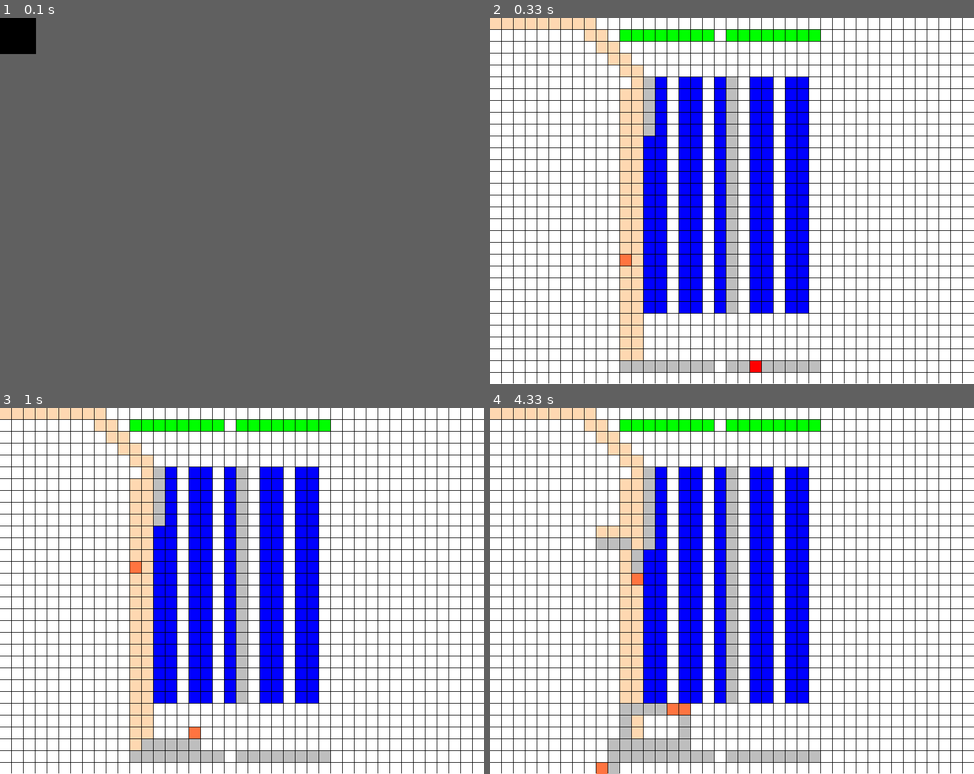
Above: before the commit, frames 1-4 (two rows, left to right).
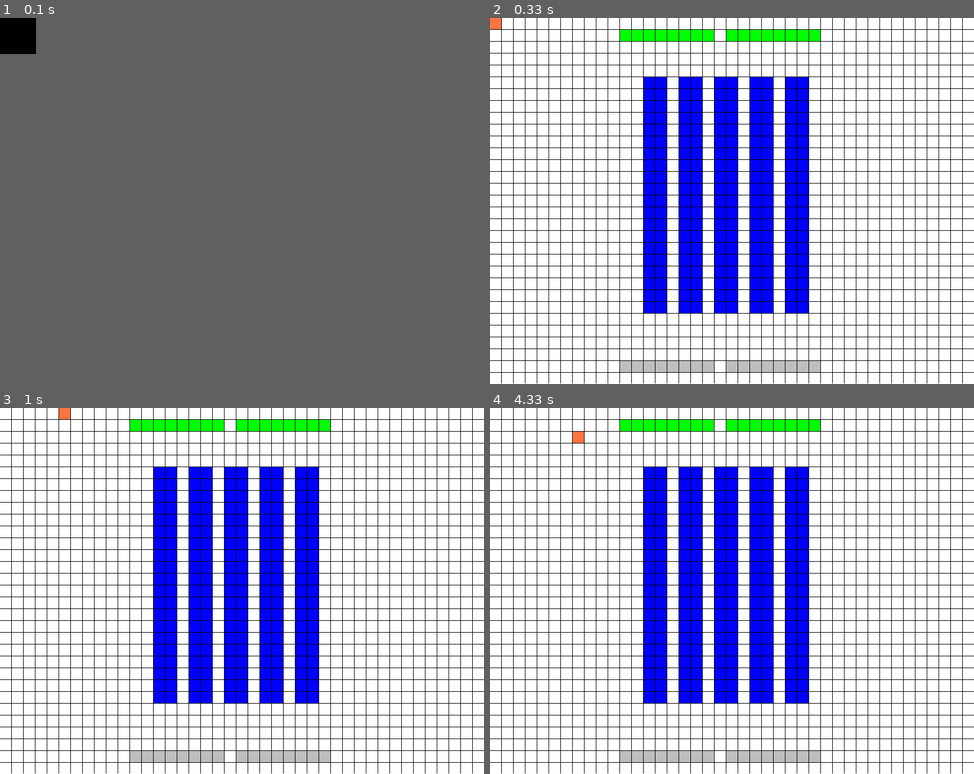
Above: after the commit, the same moments.

Repository: ironmann250/warehouse-simulator
Game: pygame game, started from interface.py
Same seed, same stepped clock (60 frames per second), same inputs: the game is played once before the commit and once after it.
Inputs:
- Up to frame 1 (0.1 s): no input
- Up to frame 2 (0.33 s): no input
- Up to frame 3 (1 s): hold Right 0.33-0.8 s; hold Up from 0.83 s (still down)
- Up to frame 4 (4.33 s): release Up at 1.13 s; hold Right 1.17-1.63 s; hold Left 1.67-2.2 s; hold Down 2.23-2.53 s; hold Left 2.57-2.97 s; hold Up 3-3.37 s; hold Right 3.4-4.03 s; hold Down from 4.07 s (still down)

Frame 1 is identical in both runs. In frame 2, 6.4% of the frame differs, in the area x 0-57%, y 0-97%; in frame 3, 6.7%; in frame 4, 7.9%, in the area x 0-52%, y 0-100%.

Commit message:
debugged and refactored the hell out of it :)

Diff:
--- a/config.py
+++ b/config.py
@@ -13,7 +13,7 @@
 
 INPUT=2
 INPUT_CONTAINERS=8
-INPUT_SPEED=1 #milliseconds
+INPUT_SPEED=1500 #milliseconds
 INPUTS_COLOR=(0,255,0)
 
 
@@ -78,7 +78,7 @@
         for length in range(CRATES_LENGTH):
             for width in range(CRATES_WIDTH):
                 #choose randomly with bias of n% for a crate to not be empty
-                CRATES[group][length][width]=random.choices([1,0], weights=(80,20),k=1)[0]
+                CRATES[group][length][width]=random.choices([1,0], weights=(90,10),k=1)[0]
 
 
 randomly_populate_crates()
--- a/interface.py
+++ b/interface.py
@@ -3,7 +3,7 @@
 from maze import Maze, MazeLocation, manhattan_distance,euclidean_distance
 from generic_search import dfs, bfs, node_to_path, astar, Node
 from typing import List, NamedTuple, Callable, Optional
-from simpleWarehouseManager import organize_crates,get_updated_crates,update_grid,make_all_crates_empty,make_instruction
+from warehouseManager import *
 #global vars
 from pygame.locals import (
 
@@ -125,7 +125,7 @@
         crates_y_start_at=(rows-config.CRATES_LENGTH)//2
 
         #init crane
-        self.grid[self.crane[0]][self.crane[1]]=[4,1]
+        self.grid[self.crane[0]][self.crane[1]]=[4,0]
 
         # init inputs
         gridy=1
@@ -134,7 +134,7 @@
         for i in range(config.INPUT):
             for j in range (config.INPUT_CONTAINERS):
 
-                self.grid[gridx][gridy]=[2,0] #put type and list location
+                self.grid[gridx][gridy]=[2,1] #put type and list location
                 gridx+=1
             gridx+=1 # skip a cell
 
@@ -182,7 +182,7 @@
                     obj=Container((254,216,177),self.get_cell_coordinate(r,c))
                     self.screen.blit(obj.surf,self.get_cell_coordinate(r,c,False))
 
-                elif col[0] in [1,2,3,4]:
+                elif col[0] in [1,2,3]:
                     if col[1]==1: #col[1] is NOT empty in case of empty crates,inputs and outputs
                         obj=None
                         if col[0]==1:
@@ -203,6 +203,9 @@
                     else: #the crate is empty
                         empty_crate=Container(config.EMPTY_COLOR,self.get_cell_coordinate(r,c))
                         self.screen.blit(empty_crate.surf,self.get_cell_coordinate(r,c,False))
+
+                robot=Container(config.CRANE_COLOR,self.get_cell_coordinate(self.crane[0],self.crane[1]))
+                self.screen.blit(robot.surf,self.get_cell_coordinate(self.crane[0],self.crane[1],False))
                 c+=1
             r+=1
 
@@ -277,7 +280,8 @@
         if not self.collision_detected(self.crane):
             #move and destroy last one
             self.grid[curr_location[0]][curr_location[1]][1]=0
-            self.grid[self.crane[0]][self.crane[1]]=[4,1]
+            #self.grid[self.crane[0]][self.crane[1]]=[4,1]
+            #self.crane[2]=1
         else:
             self.auto_crane_action(self.crane)
             #move it back but keep empty state [2]
@@ -337,7 +341,7 @@
         mz=Maze(grid=self.grid,rows=len(self.grid),
         columns=len(self.grid[0]),start=start,goal=end)
 
-        distance: Callable[[MazeLocation], float] = euclidean_distance(mz.goal)
+        distance: Callable[[MazeLocation], float] = manhattan_distance(mz.goal)
 
         solution: Optional[Node[MazeLocation]] = astar(mz.start,
         mz.goal_test, mz.successors,distance)
@@ -358,7 +362,9 @@
         cell=self.path[i]
         if not i==0:
             self.grid[self.path[i-1].row][self.path[i-1].column]=[5,0]
-        self.grid[cell.row][cell.column]=[4,1]
+        #self.grid[cell.row][cell.column]=[4,1]
+        self.crane[0]=cell.row
+        self.crane[1]=cell.column
         time.sleep(sleep_for)
         if self.path_counter >= len(self.path)-1:
             self.crane[0]=cell.row
@@ -381,6 +387,7 @@
         return False
 
     def get_crane_location(self):
+        return self.crane[:2]
         for r,rows in enumerate(self.grid):
             for c,col in enumerate(rows):
                 if col[0]==4:
@@ -388,7 +395,7 @@
 
     def execute_instruction(self):
         if self.instruction_counter>=len(config.INSTRUCTIONS):
-            config.INSTRUCTIONS=make_instruction(self.grid,self.get_crane_location())
+            config.INSTRUCTIONS=make_input_instruction(self.grid,self.get_crane_location())
             self.instruction_counter=0
             return None
         start,end,action=config.INSTRUCTIONS[self.instruction_counter]
@@ -396,7 +403,7 @@
             return action
         #check if start has a crane
         #check if end is near a crate and calc action (up,down...)
-        if self.grid[start[0]][start[1]][0]==4:
+        if start==self.crane[:2]:#self.grid[start[0]][start[1]][0]==4:
             if True:#self.location_near_crate(end):
                 self.path=self.plan_path(start,end)
                 return action
@@ -417,7 +424,7 @@
         self.draw_components()
         action=self.execute_instruction()
         if action:
-            self.path_exec(action,0.001)
+            self.path_exec(action,0.0001)
         pygame.display.update()
 
     def run(self):
--- a/simpleWarehouseManager.py
+++ b/warehouseManager.py
@@ -124,7 +124,7 @@
     return full_crates,empty_crates
 
 
-def make_instruction(grid,start):
+def make_crates_instruction(grid,start):
     #get full crates
     crate=None
     #get output
@@ -139,7 +139,8 @@
             else:
                 continue
     #make instruction
-
+    if not crate or not output:
+        return []
     #from start to crate
     end1=[crate[0]-1,crate[1]]
     action1='right'
@@ -153,3 +154,49 @@
     instructions.append([end1,end2,action2])
 
     return instructions
+
+def make_input_instruction(grid,start):
+    #get full crates
+    crate=None
+    #get output
+    input=None
+    instructions=[]
+    for r,rows in enumerate(grid):
+        for c,col in enumerate(rows):
+            if col[0]==1 and col[1]==0 and not crate:
+                crate=[r,c]
+            elif col[0]==2 and col[1]==1 and not input:
+                input=[r,c]
+            else:
+                continue
+    #make instruction
+    #get crate from input
+    if not crate or not input:
+        return []
+    end1=[input[0],input[1]+1]
+    action1='up'
+    instructions.append([start,end1,action1])
+    #put crate in empty crate
+    end2=[crate[0]-1,crate[1]]
+    action2='right'
+    if grid[end2[0]][end2[1]][0]==1:
+        end2=[crate[0]+1,crate[1]]
+        action2='left'
+    instructions.append([end1,end2,action2])
+    return instructions
+
+
+def simple_strategy(grid,start,ratio=3/4):
+    #choose to store or retrieve if
+    # inputs reach or are under a ratio
+    full_input,total_input=[0,0]
+    for r,rows in enumerate(grid):
+        for c,col in enumerate(rows):
+            if col[0]==2:
+                total_input+=1
+                if col[1]==1:
+                    full_input+=1
+    if full_input/total_input>ratio:
+        return make_input_instruction(grid,start)
+    else:
+        return make_crates_instruction(grid,start)
